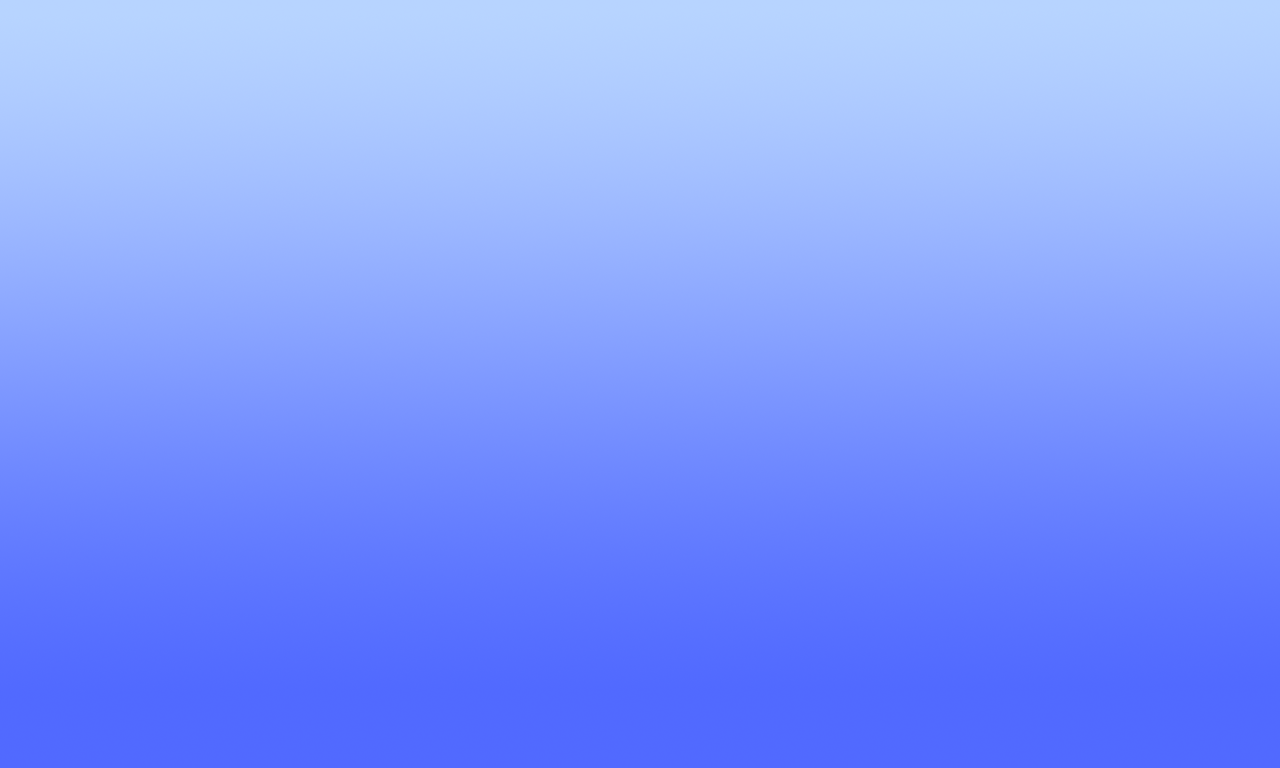
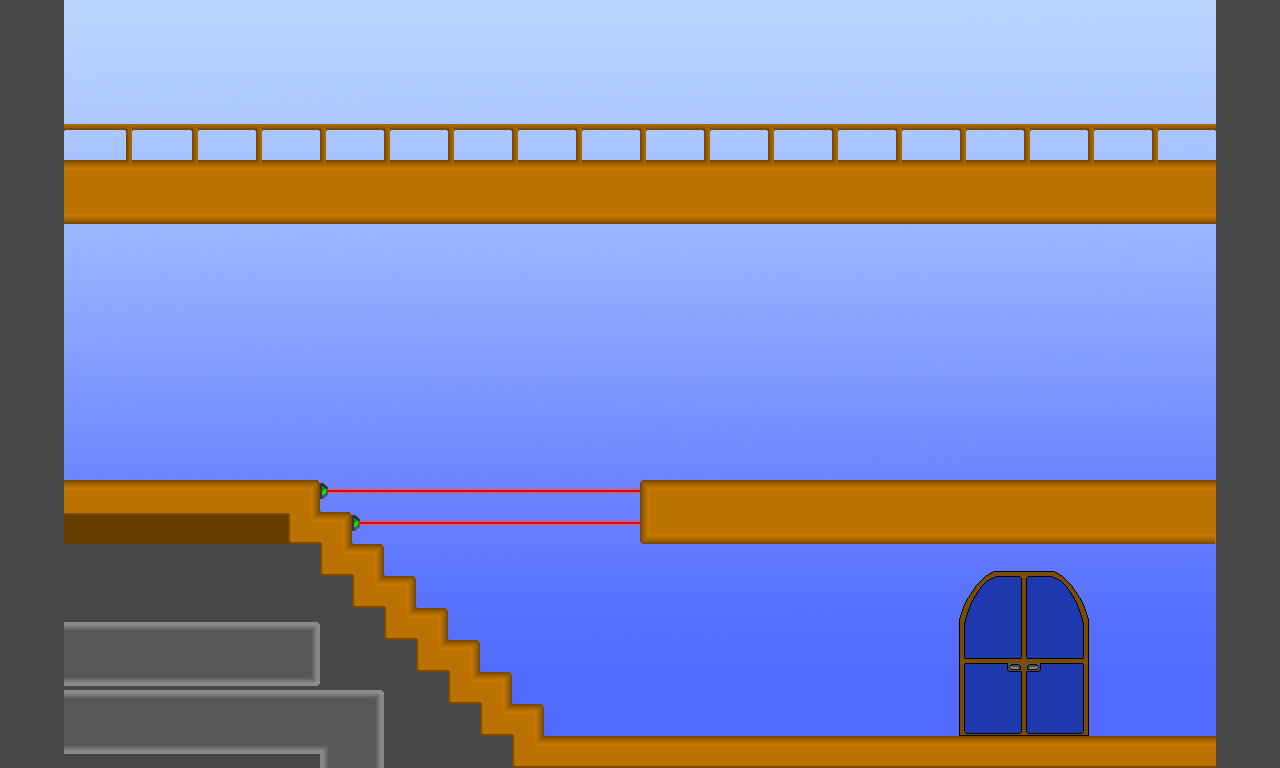
Layer changes from the first (1280, 768) image to the second:
added group "Lvl05" with 7 layers above "Lvl04" over [0, 0, 1280, 768]
added layer "Main_Entrance" in group "Lvl05" over [959, 571, 1089, 737]
added layer "Laser" in group "Lvl05" over [320, 483, 640, 531]
added layer "Pipes" (1st of 2, in "Lvl05") in group "Lvl05" over [64, 622, 384, 768]
added layer "Gound" (1st of 2, in "Lvl05") in group "Lvl05" over [0, 0, 1280, 768]
added layer "Rail" (1st of 2, in "Lvl05") in group "Lvl05" over [64, 124, 1222, 165]
added layer "Floor" (1st of 2, in "Lvl05") in group "Lvl05" over [0, 480, 1280, 768]
added layer "Balcony" (1st of 2, in "Lvl05") in group "Lvl05" over [0, 160, 1279, 224]
